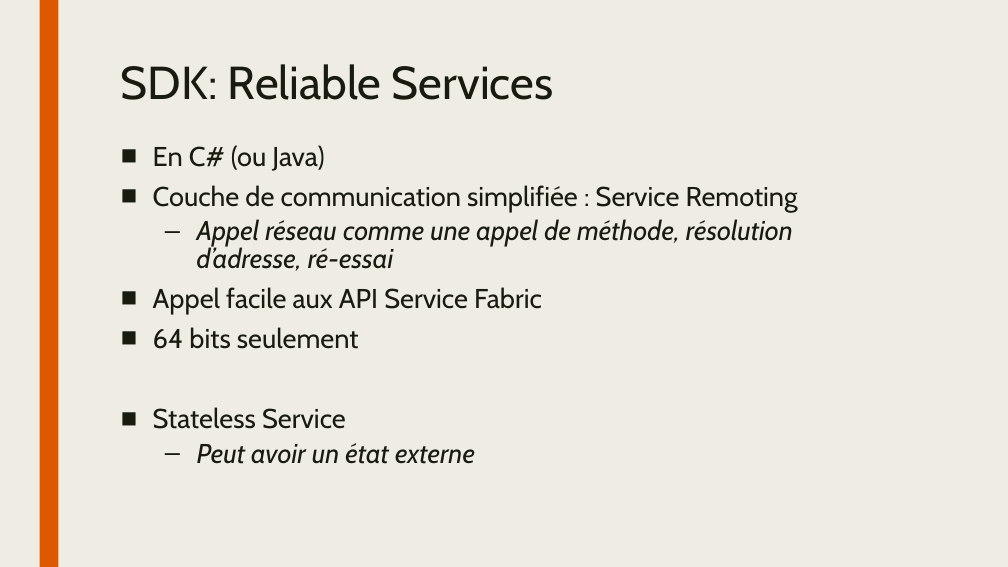
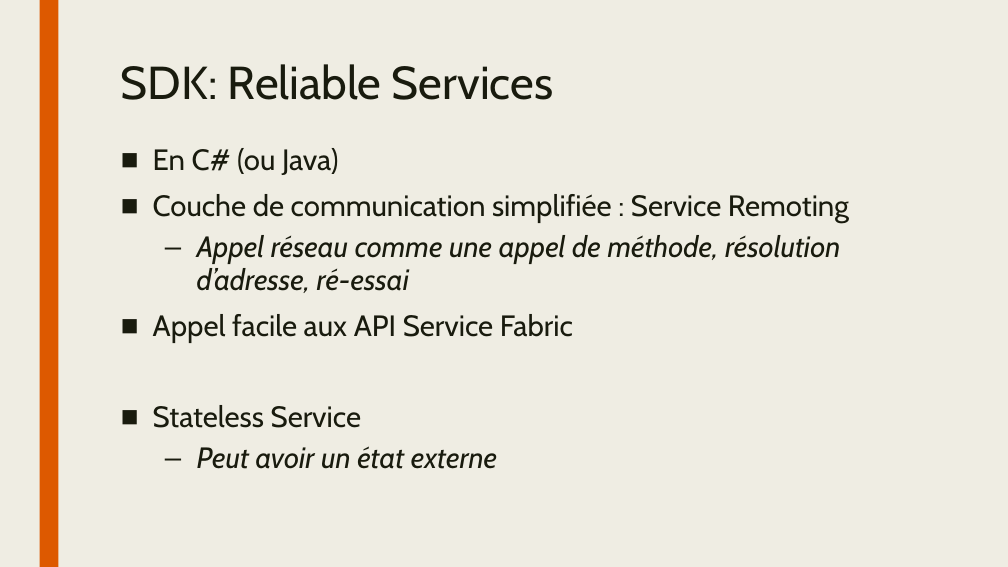
Before and after one commit to sebcanonica/Service-Fabric-Demo, a slide deck: slide 5 of Service Fabric Intro.pptx (slide 6 before the commit). Drawn at 1008x567 pixels with LibreOffice and Linux fonts; fonts in the diff are those of the drawing; background and template pictures are left out. Boxes give left, top, right and bottom in pixels: in the first picture for what was removed or moved away, otherwise in the second. Text is boxed around its words. In the diff, an @@ line names an element or a change of style, - is before the commit and + after.

```diff
--- a/Service Fabric Intro.pptx
+++ b/Service Fabric Intro.pptx
@@ text "En C# (ou Java)" at [153, 148, 849, 469]: size 25.9 to 28 pt; line spacing 0.84 to 0.94 @@
@@ text at [153, 327, 359, 349]: paragraph removed @@
-■ 64 bits seulement
```
Also in this commit, not shown: 2 other slides changed, 1 slide removed, 1 other file.
